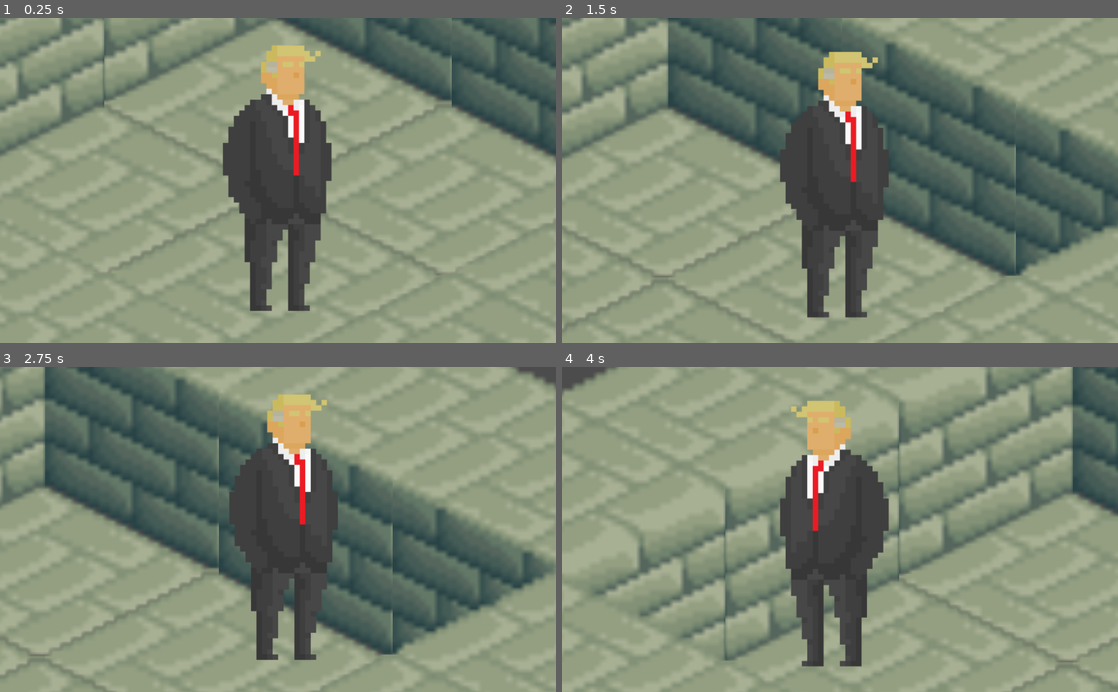
Above: before the commit, frames 1-4 (two rows, left to right).
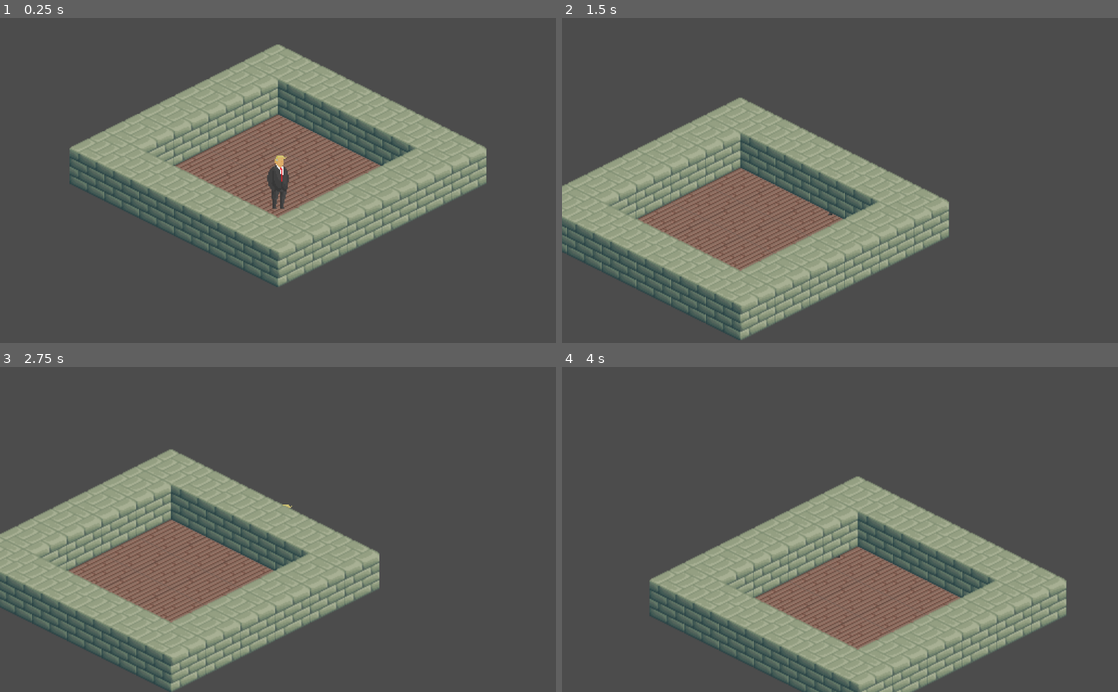
Above: after the commit, the same moments.

Repository: Louisa-TSA/GameDev2019
Game: Godot game, scene res://Scenes/Level1/Level1.tscn
The game is run twice, just before and just after one commit, with the same random seed, the same clock (stepped at 60 frames per second) and the same inputs.
Inputs:
- Up to frame 1 (0.25 s): no input
- Up to frame 2 (1.5 s): tap Enter at 0.5 s; hold D (move_right) 0.53-1.28 s; hold S (move_backward) from 1.28 s (still down)
- Up to frame 3 (2.75 s): release S (move_backward) at 2.03 s; hold D (move_right) from 2.03 s (still down)
- Up to frame 4 (4 s): tap Space at 2.75 s; release D (move_right) at 2.78 s; hold W (move_forward) 2.78-3.53 s; hold A (move_left) from 3.53 s (still down)

The runs differ from the first frame. In frame 1, 79% of the frame differs, in the area x 0-100%, y 0-100%; in frame 2, 74%; in frame 3, 76%; in frame 4, 85%.

Commit message:
Extreme bug fixing

Diff:
--- a/Assets/Player.gd
+++ b/Assets/Player.gd
@@ -3,7 +3,6 @@
 var direction = Vector2()
 var velocity  = Vector2()
 var speed     = 10000.0
-var gravity   = -9.81
 
 var sprite
 
@@ -23,12 +22,13 @@
 	if(Input.is_action_pressed("move_right")):
 		direction.x += 1
 
-	if(direction.x < 0):
-		sprite.set_flip_h(true)
-	elif(direction.x > 0):
-		sprite.set_flip_h(false)
-
 	velocity = delta * direction.normalized() * speed
-	# velocity.y -= gravity
 
 	velocity = move_and_slide(velocity)
+
+	if(velocity.x < -50):
+		sprite.set_flip_h(true)
+	elif(velocity.x > 50):
+		sprite.set_flip_h(false)
+	else:
+		pass
--- a/Assets/Player.tscn
+++ b/Assets/Player.tscn
@@ -1,7 +1,12 @@
-[gd_scene load_steps=3 format=2]
+[gd_scene load_steps=4 format=2]
 
 [ext_resource path="res://Assets/Player.gd" type="Script" id=1]
 [ext_resource path="res://Assets/Resources/DaddyTrump.png" type="Texture" id=2]
+
+[sub_resource type="CircleShape2D" id=1]
+
+custom_solver_bias = 0.0
+radius = 10.8876
 
 [node name="Player" type="KinematicBody2D" index="0"]
 
@@ -11,11 +16,39 @@
 collision/safe_margin = 0.08
 script = ExtResource( 1 )
 
-[node name="CollisionPolygon2D" type="CollisionPolygon2D" parent="." index="0"]
+[node name="Sprite" type="Sprite" parent="." index="0"]
 
-build_mode = 0
-polygon = PoolVector2Array( -120, 240, -120, 320, 120, 320, 120, 240 )
+scale = Vector2( 0.1, 0.1 )
+texture = ExtResource( 2 )
+_sections_unfolded = [ "Transform" ]
 
-[node name="Sprite" type="Sprite" parent="." index="1"]
+[node name="CollisionShape2D" type="CollisionShape2D" parent="." index="1"]
 
-texture = ExtResource( 2 )
+position = Vector2( 0, 25 )
+shape = SubResource( 1 )
+_sections_unfolded = [ "Transform" ]
+
+[node name="Camera2D" type="Camera2D" parent="." index="2"]
+
+anchor_mode = 1
+rotating = false
+current = true
+zoom = Vector2( 0.5, 0.5 )
+limit_left = -10000000
+limit_top = -10000000
+limit_right = 10000000
+limit_bottom = 10000000
+limit_smoothed = false
+drag_margin_h_enabled = true
+drag_margin_v_enabled = true
+smoothing_enabled = false
+smoothing_speed = 5.0
+offset_v = 0.0
+offset_h = 0.0
+drag_margin_left = 0.02
+drag_margin_top = 0.02
+drag_margin_right = 0.02
+drag_margin_bottom = 0.02
+editor_draw_screen = true
+editor_draw_limits = false
+editor_draw_drag_margin = false
--- /dev/null
+++ b/Scenes/Level1/Level1.gd
@@ -0,0 +1,16 @@
+extends Spatial
+
+var exit_timer = 0.0
+var exit_delay = 0.50
+
+func _ready():
+	pass
+
+func _process(delta):
+	if(Input.is_action_pressed("ui_cancel")):
+		exit_timer += delta
+	else:
+		exit_timer = 0.0
+
+	if(exit_timer >= exit_delay):
+		get_tree().quit()
--- a/Scenes/Level1/Level1.tscn
+++ b/Scenes/Level1/Level1.tscn
@@ -1,20 +1,23 @@
-[gd_scene load_steps=3 format=2]
+[gd_scene load_steps=4 format=2]
 
-[ext_resource path="res://Scenes/Level1/Tileset.tres" type="TileSet" id=1]
-[ext_resource path="res://Assets/Player.tscn" type="PackedScene" id=2]
+[ext_resource path="res://Scenes/Level1/Level1.gd" type="Script" id=1]
+[ext_resource path="res://Scenes/Level1/Tileset.tres" type="TileSet" id=2]
+[ext_resource path="res://Assets/Player.tscn" type="PackedScene" id=3]
 
 [node name="Level1" type="Spatial" index="0"]
+
+script = ExtResource( 1 )
 
 [node name="Floor" type="TileMap" parent="." index="0"]
 
 mode = 1
-tile_set = ExtResource( 1 )
+tile_set = ExtResource( 2 )
 cell_size = Vector2( 64, 32 )
 cell_quadrant_size = 16
 cell_custom_transform = Transform2D( 1, 0, 0, 1, 0, 0 )
 cell_half_offset = 2
 cell_tile_origin = 0
-cell_y_sort = false
+cell_y_sort = true
 cell_clip_uv = false
 collision_use_kinematic = false
 collision_friction = 1.0
@@ -23,19 +26,20 @@
 collision_mask = 1
 occluder_light_mask = 1
 format = 1
-tile_data = PoolIntArray( -65538, 2, 0, -65537, 2, 0, -131072, 2, 0, -2, 2, 0, -1, 2, 0, -65536, 2, 0, 65534, 2, 0, 65535, 2, 0, 0, 2, 0 )
+tile_data = PoolIntArray( -65538, 2, 0, -65537, 2, 0, -131072, 2, 0, -131071, 2, 0, -2, 2, 0, -1, 2, 0, -65536, 2, 0, -65535, 2, 0, 65534, 2, 0, 65535, 2, 0, 0, 2, 0, 1, 2, 0, 131070, 2, 0, 131071, 2, 0, 65536, 2, 0, 65537, 2, 0 )
 _sections_unfolded = [ "Cell" ]
 
 [node name="Walls" type="TileMap" parent="." index="1"]
 
+editor/display_folded = true
 mode = 1
-tile_set = ExtResource( 1 )
+tile_set = ExtResource( 2 )
 cell_size = Vector2( 64, 32 )
 cell_quadrant_size = 16
 cell_custom_transform = Transform2D( 1, 0, 0, 1, 0, 0 )
 cell_half_offset = 2
 cell_tile_origin = 0
-cell_y_sort = false
+cell_y_sort = true
 cell_clip_uv = false
 collision_use_kinematic = false
 collision_friction = 1.0
@@ -44,38 +48,9 @@
 collision_mask = 1
 occluder_light_mask = 1
 format = 1
-tile_data = PoolIntArray( -131075, 0, 0, -131074, 0, 0, -131073, 0, 0, -196608, 0, 0, -196607, 0, 0, -65539, 0, 0, -131071, 0, 0, -3, 0, 0, -65535, 0, 0, 65533, 0, 0, 1, 0, 0, 131069, 0, 0, 131070, 0, 0, 131071, 0, 0, 65536, 0, 0, 65537, 0, 0 )
-_sections_unfolded = [ "Cell", "Collision" ]
+tile_data = PoolIntArray( -131075, 0, 0, -131074, 0, 0, -131073, 0, 0, -196608, 0, 0, -196607, 0, 0, -196606, 0, 0, -65539, 0, 0, -131070, 0, 0, -3, 0, 0, -65534, 0, 0, 65533, 0, 0, 2, 0, 0, 131069, 0, 0, 65538, 0, 0, 196605, 0, 0, 196606, 0, 0, 196607, 0, 0, 131072, 0, 0, 131073, 0, 0, 131074, 0, 0 )
+_sections_unfolded = [ "Cell" ]
 
-[node name="Player" parent="Walls" index="0" instance=ExtResource( 2 )]
+[node name="Player" parent="Walls" index="0" instance=ExtResource( 3 )]
 
-editor/display_folded = true
-scale = Vector2( 0.1, 0.1 )
 _sections_unfolded = [ "Transform" ]
-
-[node name="Camera2D" type="Camera2D" parent="Walls/Player" index="2"]
-
-position = Vector2( 0, 43.2986 )
-anchor_mode = 1
-rotating = false
-current = true
-zoom = Vector2( 0.1, 0.1 )
-limit_left = -10000
-limit_top = -10000
-limit_right = 10000
-limit_bottom = 10000
-limit_smoothed = false
-drag_margin_h_enabled = true
-drag_margin_v_enabled = true
-smoothing_enabled = false
-smoothing_speed = 5.0
-offset_v = 0.0
-offset_h = 0.0
-drag_margin_left = 0.02
-drag_margin_top = 0.02
-drag_margin_right = 0.02
-drag_margin_bottom = 0.02
-editor_draw_screen = true
-editor_draw_limits = false
-editor_draw_drag_margin = false
-_sections_unfolded = [ "Drag Margin", "Limit" ]
--- a/Scenes/Level1/Tiles/Tilemap.tscn
+++ b/Scenes/Level1/Tiles/Tilemap.tscn
@@ -8,13 +8,13 @@
 
 position = Vector2( 40, 40 )
 texture = ExtResource( 1 )
+offset = Vector2( 0, -32 )
 region_enabled = true
 region_rect = Rect2( 0, 0, 64, 64 )
-_sections_unfolded = [ "Transform" ]
+_sections_unfolded = [ "Offset" ]
 
 [node name="StaticBody2D" type="StaticBody2D" parent="Wall" index="0"]
 
-editor/display_folded = true
 input_pickable = false
 collision_layer = 1
 collision_mask = 1
@@ -22,25 +22,24 @@
 constant_angular_velocity = 0.0
 friction = 1.0
 bounce = 0.0
-_sections_unfolded = [ "Collision" ]
+_sections_unfolded = [ "Transform" ]
 
 [node name="CollisionPolygon2D" type="CollisionPolygon2D" parent="Wall/StaticBody2D" index="0"]
 
 build_mode = 0
-polygon = PoolVector2Array( 0, 32, -32, 16, 0, 0, 32, 16 )
-_sections_unfolded = [ "Transform" ]
+polygon = PoolVector2Array( 0, 0, -32, -16, 0, -32, 32, -16 )
 
 [node name="WallWithHole" type="Sprite" parent="." index="1"]
 
 position = Vector2( 110, 40 )
 texture = ExtResource( 1 )
+offset = Vector2( 0, -32 )
 region_enabled = true
 region_rect = Rect2( 64, 0, 64, 64 )
-_sections_unfolded = [ "Region", "Transform" ]
+_sections_unfolded = [ "Offset", "Region", "Transform" ]
 
 [node name="StaticBody2D" type="StaticBody2D" parent="WallWithHole" index="0"]
 
-editor/display_folded = true
 input_pickable = false
 collision_layer = 1
 collision_mask = 1
@@ -52,15 +51,15 @@
 
 [node name="CollisionPolygon2D" type="CollisionPolygon2D" parent="WallWithHole/StaticBody2D" index="0"]
 
-scale = Vector2( 1, 1 )
 build_mode = 0
-polygon = PoolVector2Array( 0, 32, -32, 16, 0, 0, 32, 16 )
+polygon = PoolVector2Array( 0, 0, -32, -16, 0, -32, 32, -16 )
 _sections_unfolded = [ "Material", "Transform", "Visibility" ]
 
 [node name="Floor" type="Sprite" parent="." index="2"]
 
 position = Vector2( 180, 40 )
 texture = ExtResource( 1 )
+offset = Vector2( 0, -32 )
 region_enabled = true
-region_rect = Rect2( 129, 0, 64, 64 )
-_sections_unfolded = [ "Region", "Transform" ]
+region_rect = Rect2( 0, 320, 64, 64 )
+_sections_unfolded = [ "Offset", "Region", "Transform" ]
--- a/Scenes/Level1/Tileset.tres
+++ b/Scenes/Level1/Tileset.tres
@@ -5,18 +5,18 @@
 [sub_resource type="ConvexPolygonShape2D" id=1]
 
 custom_solver_bias = 0.0
-points = PoolVector2Array( 32, -16, 32, -16, 32, 16, 0, 32, -32, 16, -32, -16, 0, -32 )
+points = PoolVector2Array( 0, 0, -32, -16, 0, -32, 32, -16 )
 
 [sub_resource type="ConvexPolygonShape2D" id=2]
 
 custom_solver_bias = 0.0
-points = PoolVector2Array( 32, -16, 32, -16, 32, 16, 0, 32, -32, 16, -32, -16, 0, -32 )
+points = PoolVector2Array( 0, 0, -32, -16, 0, -32, 32, -16 )
 
 [resource]
 
 0/name = "Wall"
 0/texture = ExtResource( 1 )
-0/tex_offset = Vector2( 0, 0 )
+0/tex_offset = Vector2( 0, -32 )
 0/modulate = Color( 1, 1, 1, 1 )
 0/region = Rect2( 0, 0, 64, 64 )
 0/is_autotile = false
@@ -30,7 +30,7 @@
 } ]
 1/name = "WallWithHole"
 1/texture = ExtResource( 1 )
-1/tex_offset = Vector2( 0, 0 )
+1/tex_offset = Vector2( 0, -32 )
 1/modulate = Color( 1, 1, 1, 1 )
 1/region = Rect2( 64, 0, 64, 64 )
 1/is_autotile = false
@@ -44,9 +44,9 @@
 } ]
 2/name = "Floor"
 2/texture = ExtResource( 1 )
-2/tex_offset = Vector2( 0, 0 )
+2/tex_offset = Vector2( 0, -32 )
 2/modulate = Color( 1, 1, 1, 1 )
-2/region = Rect2( 129, 0, 64, 64 )
+2/region = Rect2( 0, 320, 64, 64 )
 2/is_autotile = false
 2/occluder_offset = Vector2( 32, 32 )
 2/navigation_offset = Vector2( 32, 32 )
Binary file changed: Assets/Resources/DaddyTrump.png
Not shown, added: README.md
